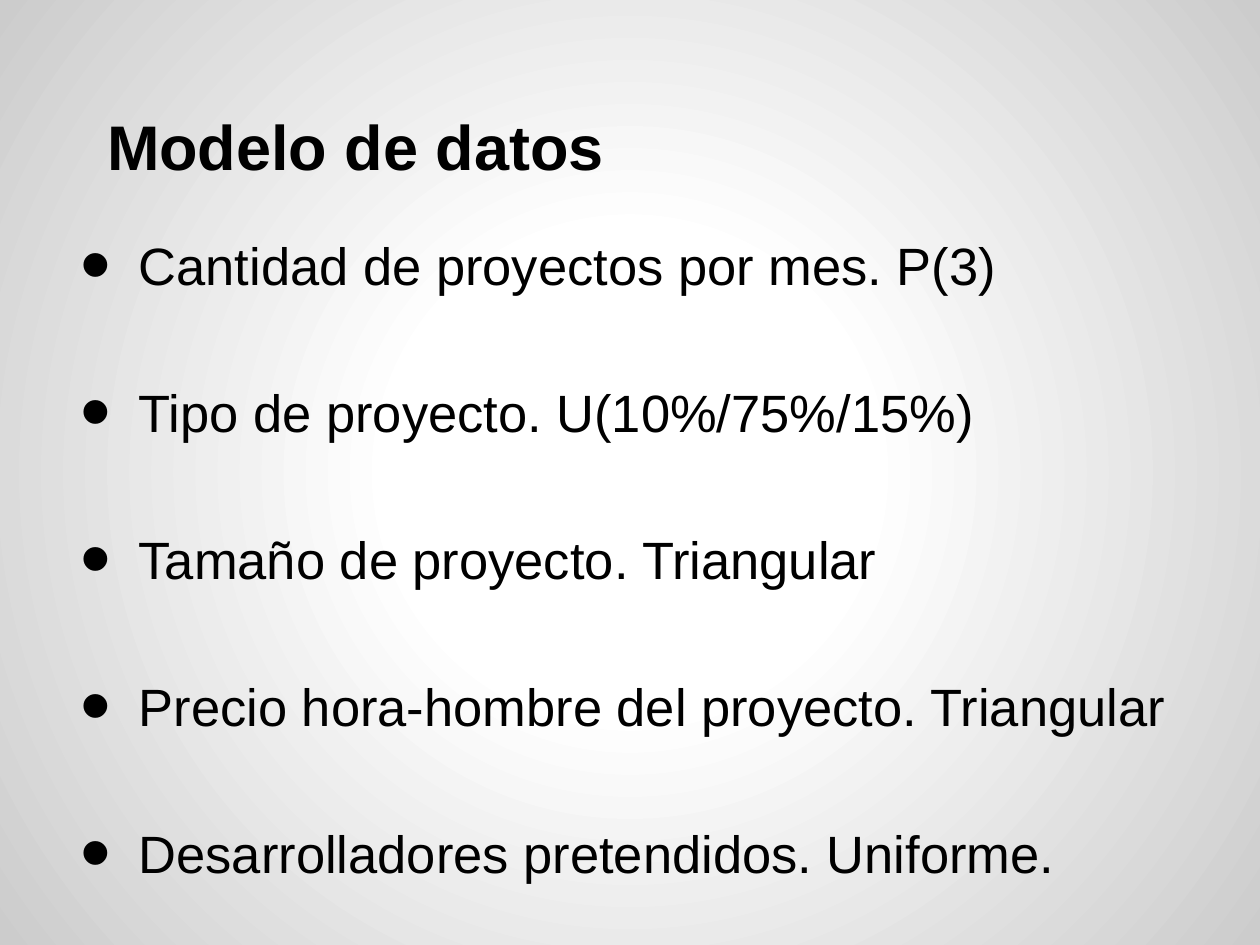
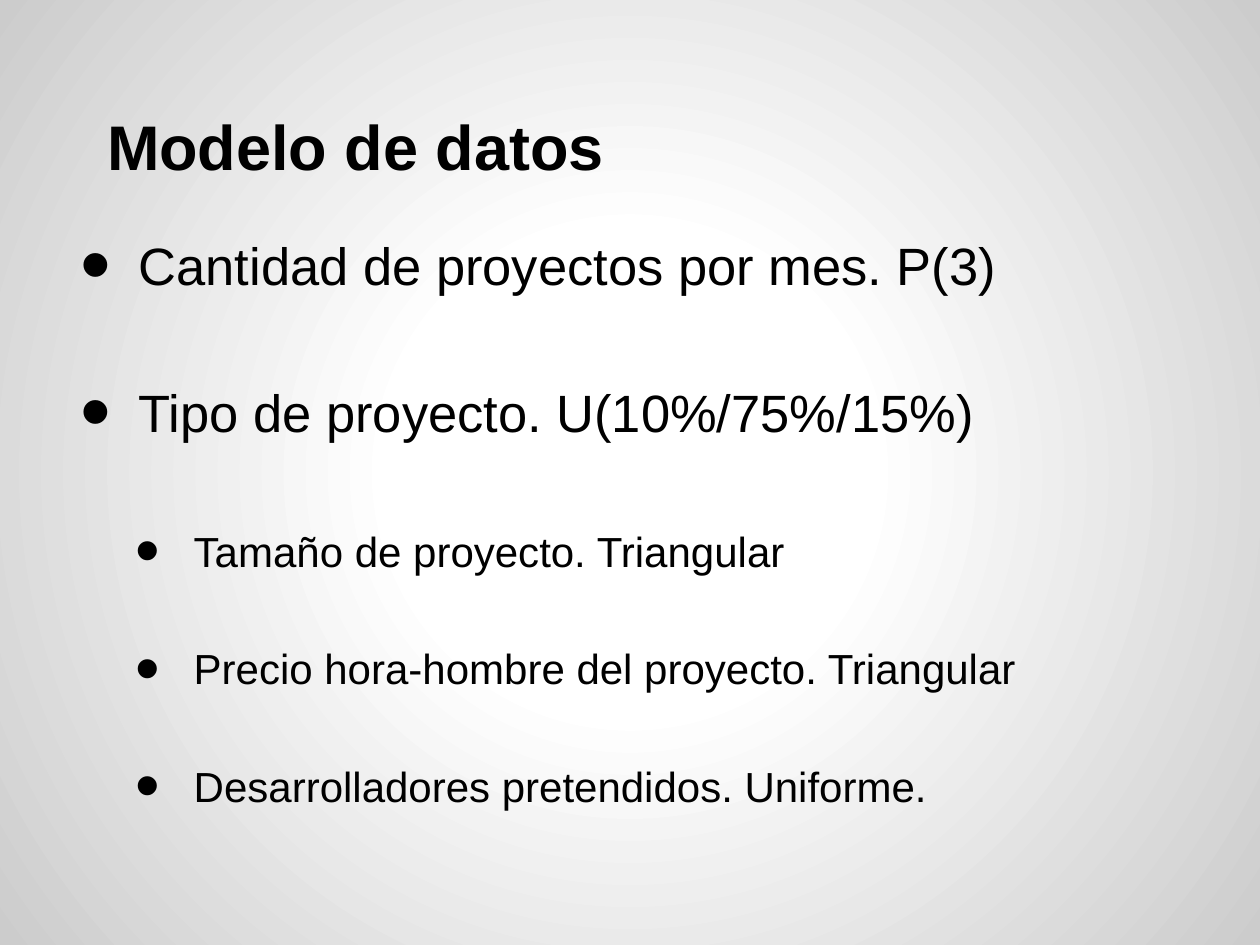
Before and after one commit to acrespo/Simulaciones, a slide deck: slide 13 of presentacion.pptx. Drawn at 1260x945 pixels with LibreOffice and Linux fonts; fonts in the diff are those of the drawing. Boxes give left, top, right and bottom in pixels: in the first picture for what was removed or moved away, otherwise in the second. Text is boxed around its words. In the diff, an @@ line names an element or a change of style, - is before the commit and + after.

```diff
--- a/presentacion.pptx
+++ b/presentacion.pptx
@@ text at [194, 536, 1016, 810]: size 30 to 24 pt in "Tamaño de proyecto. Triangular", "Precio hora-hombre del proyecto. Triangular", "Desarrolladores pretendidos. Uniforme."; list level 1 to 2 in "Tamaño de proyecto. Triangular"; list level 1 to 2 in "Precio hora-hombre del proyecto. Triangular"; list level 1 to 2 in "Desarrolladores pretendidos. Uniforme." @@
```
Also in this commit, not shown: 4 other slides changed.
